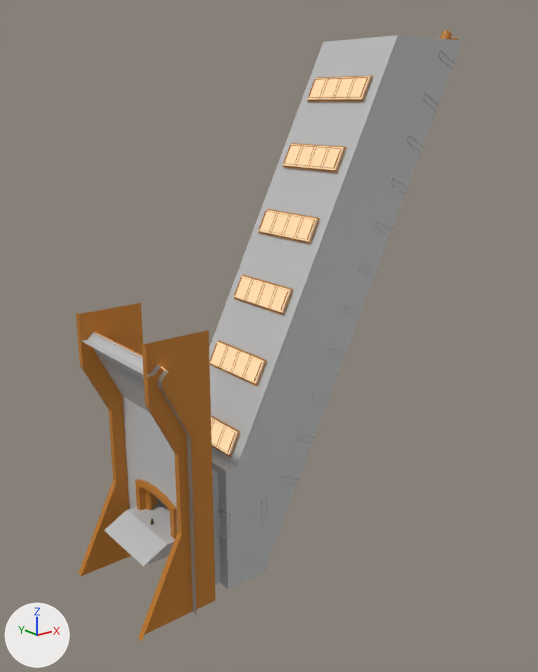
Renders of the Blender file blendFiles/Bunker/bunker.blend from each side of a commit.
One viewpoint serves both versions: a 50 mm camera at (-47.7, -87.6, 60.6) aimed at (22.0, -0.4, 25.8). The axes (+X, +Y, +Z) are drawn at lower left. The lights are the same throughout.

The older version as bpy lines, for what is in view:
```python
me_character_006 = bpy.data.meshes.new('character.006')
me_character_006.from_pydata(...)  # 819 vertices, 736 faces; spans x -0.297..0.297, y -0.12..0.114, z 0.038..1.511
me_character_006.materials.append(mat_blackcloth)
me_cube_011 = bpy.data.meshes.new('Cube.011')
me_cube_011.from_pydata(...)  # 181 vertices, 126 faces; spans x -8.0..5.0, y -10.0..10.0, z -10.0..32.0
# faces by material slot: [22, 102, 2]
me_cube_011.materials.append(mat_wallmat1)  # light grey #bfbfbf
me_cube_011.materials.append(mat_wallmat2)  # orange #bf7923
me_cube_011.materials.append(mat_lightglow)  # beige #ffdbae
me_cube_032 = bpy.data.meshes.new('Cube.032')
me_cube_032.from_pydata(...)  # 72 vertices, 48 faces; spans x 1.5..2.5, y -6.2..6.2, z 0.4..5.4
me_cube_032.materials.append(mat_wallmat2)  # orange #bf7923
me_cube_036 = bpy.data.meshes.new('Cube.036')
me_cube_036.from_pydata(...)  # 2368 vertices, 1498 faces, 2 loose edges; spans x 3.0..56.0, y -8.1..8.1, z -10.0..71.3
# faces by material slot: [730, 756, 12]
me_cube_036.materials.append(mat_wallmat1)  # light grey #bfbfbf
me_cube_036.materials.append(mat_wallmat2)  # orange #bf7923
me_cube_036.materials.append(mat_lightglow)  # beige #ffdbae
ob_door = bpy.data.objects.new('Door', me_cube_032)
ob_door.location = (0.0, 0.0, 0.0)
ob_elevatorshaft = bpy.data.objects.new('elevatorShaft', me_cube_036)
ob_elevatorshaft.location = (0.0, 0.0, 0.0)
ob_undersuit = bpy.data.objects.new('underSuit', me_character_006)
ob_undersuit.location = (0.0, 0.0, 0.0)
ob_walldoor = bpy.data.objects.new('wallDoor', me_cube_011)
ob_walldoor.location = (0.0, 0.0, 0.0)
```
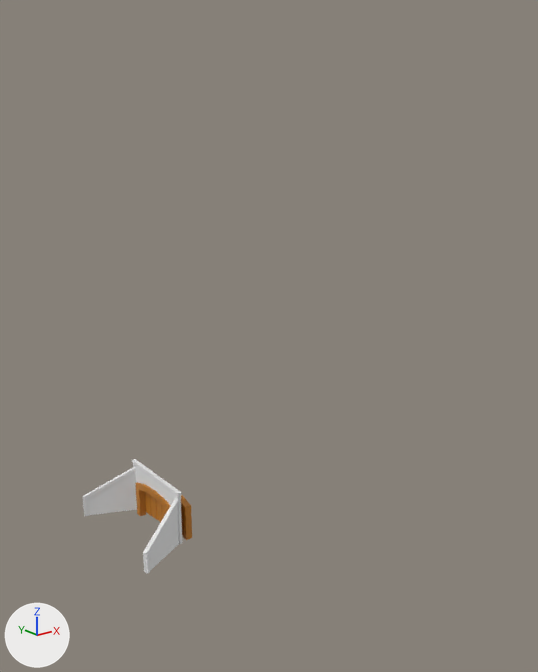
Changed parts and their boxes (x1, y1, x2, y2) in the pictures (538 x 672 px):
'elevatorShaft', deleted: before (154, 30, 462, 589)
    faces in mat_wallmat1 (light grey #bfbfbf): (154, 35, 462, 589)
    faces in mat_lightglow (beige #ffdbae): (210, 76, 370, 455)
    faces in mat_wallmat2 (orange #bf7923): (210, 30, 458, 457)
'wallDoor', deleted: before (76, 303, 216, 641)
    faces in mat_wallmat2 (orange #bf7923): (76, 303, 216, 641)
    faces in mat_wallmat1 (light grey #bfbfbf): (82, 332, 197, 615)
'Plane', added: after (83, 459, 182, 574)
'wallDoorFrame', added: after (135, 482, 192, 540)
'Door', reshaped: before (145, 489, 153, 510); after (145, 492, 185, 536)
part 1 of me_cube_032, rebuilt: before (147, 490, 149, 510); after (145, 492, 152, 516)
part 2 of me_cube_032, deleted: before (148, 491, 153, 510)
part 3 of me_cube_032, added: after (151, 496, 167, 522)

What changed in the scene script:
```text
Change me_cube_032:
    used by ob_door; location = (0.0, 0.0, 0.0)
    remove me_cube_032.from_pydata(...)  # 72 vertices, 48 faces; spans x 1.5..2.5, y -6.2..6.2, z 0.4..5.4
    add me_cube_032.from_pydata(...)  # 72 vertices, 30 faces; spans x 1.5..2.5, y -5.0..5.0, z -0.1..4.9
    me_cube_032 part 1: the loose piece of 12 vertices spanning x 1.62..2.38, y 3.9..5.9, z 0.4..5.4 is rebuilt with 12 vertices and now spans x 1.5..2.5, y 3.0..5.0, z -0.1..4.9
    me_cube_032 part 2: the loose piece of 12 vertices spanning x 1.75..2.25, y 3.6..5.6, z 0.4..5.4 is deleted
    me_cube_032 part 3
    24 vertices are added at x 1.62..2.38, y -3.5..3.5, z -0.1
    24 new vertices lie (0.0, 0.0, 5.0) away from vertices in x 1.62..2.38, y -3.5..3.5, z -0.1
    20 new faces join them
Add me_plane_002:
    me_plane_002.from_pydata(...)  # 68 vertices, 36 faces; spans x -6.6..1.6, y -9.8..9.8, z 0.0..8.2
Add me_cube_027:
    me_cube_027.from_pydata(...)  # 56 vertices, 48 faces; spans x 0.5..3.5, y -5.5..5.5, z -0.5..5.83
    me_cube_027.polygons.foreach_set('use_smooth', [True] * 48)
    me_cube_027.materials.append(mat_wallmat2)  # orange #bf7923
Remove ob_elevatorshaft:
    ob_elevatorshaft = bpy.data.objects.new('elevatorShaft', me_cube_036)
    ob_elevatorshaft.location = (0.0, 0.0, 0.0)
Remove ob_walldoor:
    ob_walldoor = bpy.data.objects.new('wallDoor', me_cube_011)
    ob_walldoor.location = (0.0, 0.0, 0.0)
Remove ob_undersuit:
    ob_undersuit = bpy.data.objects.new('underSuit', me_character_006)
    ob_undersuit.location = (0.0, 0.0, 0.0)
Add ob_plane:
    ob_plane = bpy.data.objects.new('Plane', me_plane_002)
    ob_plane.location = (0.0, 0.0, 0.0)
Add ob_walldoorframe:
    ob_walldoorframe = bpy.data.objects.new('wallDoorFrame', me_cube_027)
    ob_walldoorframe.location = (0.0, 0.0, 0.0)
```
